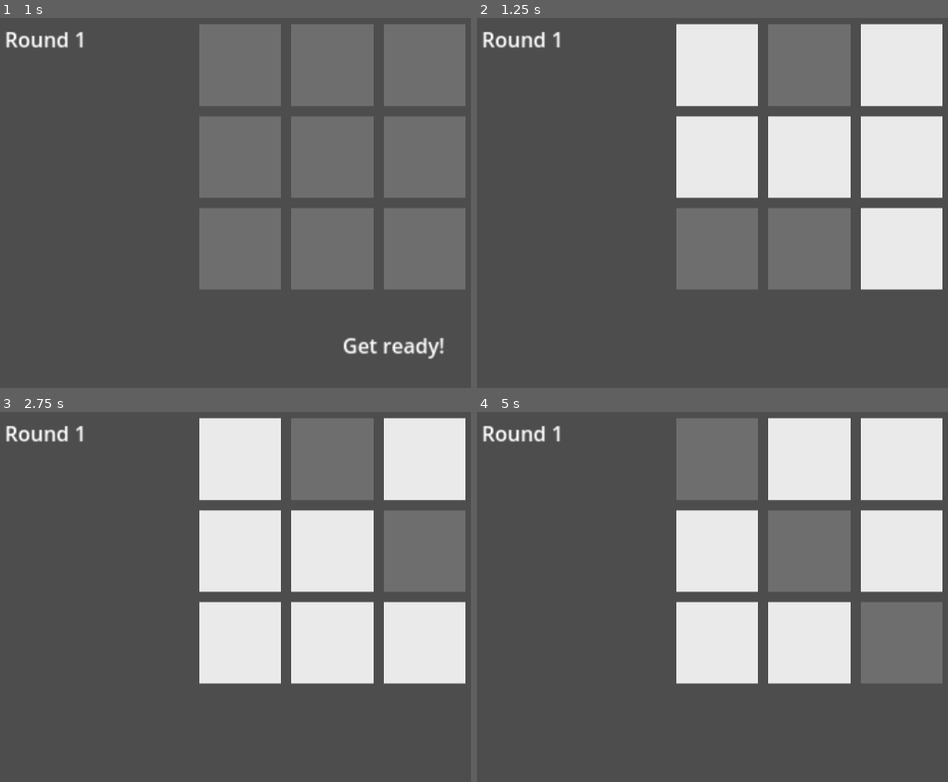
Above: before the commit, frames 1-4 (two rows, left to right).
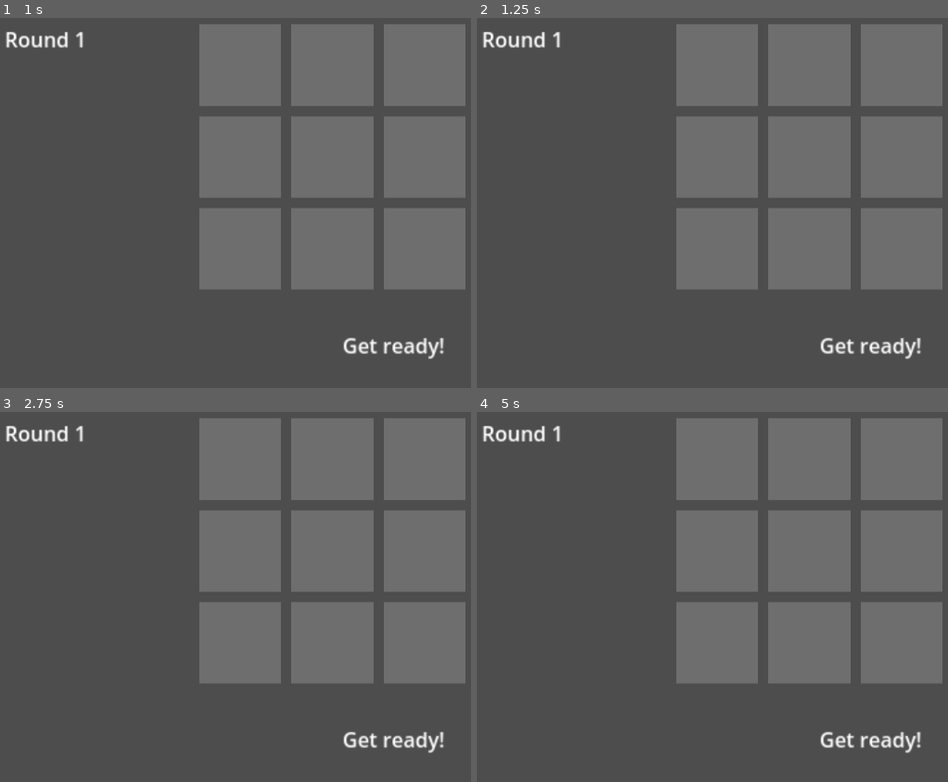
Above: after the commit, the same moments.

Repository: ethan-berkowitz/memoryGame
Game: Godot game, scene res://scenes/game.tscn
The game is run twice, just before and just after one commit, with the same random seed, the same clock (stepped at 60 frames per second) and the same inputs.
Inputs (mouse positions are in pixels of both pictures, inside the frame that each line leads up to):
- Up to frame 1 (1 s): click "Play" at 0.5 s
- Up to frame 2 (1.25 s): no input
- Up to frame 3 (2.75 s): move the mouse to (outside the picture) at 1.27 s; tap C (C) at 1.35 s; tap R (R) at 1.55 s; click "Play" at 2 s
- Up to frame 4 (5 s): move the mouse to (660, 622) at 2.77 s; tap R (R) at 2.85, 3.8 s; tap C (C) at 3.05, 3.6 s; tap Enter at 3.5 s; move the mouse to (882, 511) at 3.52 s; click "Play" at 4.25 s

Frame 1 is identical in both runs. In frame 2, 24% of the frame differs, in the area x 42-99%, y 1-93%; in frame 3, 28%; in frame 4, 24%.

Commit message:
wrong selection turns red, added start and restart buttons, and added states to display state for timing

Diff:
--- a/scripts/main.gd
+++ b/scripts/main.gd
@@ -24,15 +24,15 @@
 var		state := states.START
 
 # Round Start
-var		round_start_rate := 0.5
+var		round_start_rate := 1
 var		round_start_timer := 0.0
 
 # Display
-enum	ds_states {START, DISPLAY, IN_BETWEEN, LAST_PATTERN}
+enum	ds_states {START, DISPLAY_TIMER, IN_BETWEEN, LAST_TIMER}
 var		ds_state := ds_states.START
 var		display_rate := 1
-var		display_in_between_rate := 0.2
-var		display_last_pattern_rate := 1.5
+var		display_in_between_rate := 0.1
+var		display_last_rate := 1.5
 var		ds_timer := 0.0
 
 # Patterns
@@ -40,14 +40,39 @@
 var		patterns_index := 0
 var		current_pattern_size := 0
 
+# Colors
+const		default_col := Color.WHITE
+const		wrong_col := Color.RED
+const		correct_col := Color.SEA_GREEN
+
 func _ready():
 	rng.randomize()
 	buttons = [b1, b2, b3, b4, b5, b6, b7, b8, b9]
 	all_clickable(false)
 
+
+	#set_all_button_colors(Color.GREEN)
+	#set_one_button_color(b1, Color.GREEN)
+
+
+#func set_all_button_colors(color):
+#	b1.get_theme_stylebox("pressed").bg_color = color
+
+func set_one_button_color(button: Button, color: Color):
+	var style_dup := button.get_theme_stylebox("pressed").duplicate()
+	style_dup.bg_color = color
+	button.add_theme_stylebox_override("pressed", style_dup)
+
+func set_all_button_colors(color: Color):
+	for button in buttons:
+		var style_dup := button.get_theme_stylebox("pressed").duplicate()
+		style_dup.bg_color = color
+		button.add_theme_stylebox_override("pressed", style_dup)
+
+
+
 func _process(delta):
 	if Input.is_action_just_pressed("R"):
-		print("Restart Game")
 		get_tree().reload_current_scene()
 
 	match state:
@@ -58,37 +83,25 @@
 				state = states.ROUND_START
 		states.ROUND_START:
 			all_clickable(false)
+			set_all_button_colors(default_col)
 			status_label.text = "Get ready!"
 			round_label.text = "Round " + str(round_num)
 			patterns_index = 0
 			disable_pattern()
-
 			round_start_timer += delta
 			if round_start_timer >= round_start_rate:
 				round_start_timer = 0
 				state = states.ADD_RANDOM_PATTERN
-
 		states.ADD_RANDOM_PATTERN:
-			print("ADD_RANDOM_PATTERN")
 			status_label.text = ""
 			patterns.append(generate_random_pattern())
 			state = states.DISPLAY
 		states.DISPLAY:
-			ds_timer -= delta
-			if ds_timer <= 0:
-				ds_timer = display_rate
-				if patterns_index < patterns.size():
-					activate_pattern(patterns[patterns_index])
-					patterns_index += 1
-				else:
-					patterns_index = 0
-					disable_pattern()
-					state = states.SETUP_INPUT
+			display_patterns(delta)
 		states.SETUP_INPUT:
 			all_clickable(true)
 			disable_pattern()
 			current_pattern_size = get_pattern_size()
-			print("Pattern size= " + str(current_pattern_size))
 			state = states.CHECK_INPUT
 		states.CHECK_INPUT:
 			check_player_input()
@@ -97,9 +110,40 @@
 			play_button.text = "Restart"
 			play_button.show()
 			if play_button.button_pressed:
-				print("Restart Button Pressed")
 				play_button.hide()
 				reset_game()
+
+func display_patterns(delta):
+	ds_timer += delta
+	match ds_state:
+		ds_states.START:
+			ds_timer = 0
+			patterns_index = 0
+			activate_pattern(patterns[patterns_index])
+			if patterns.size() == 1:
+				ds_state = ds_states.LAST_TIMER
+			else:
+				ds_state = ds_states.DISPLAY_TIMER
+		ds_states.DISPLAY_TIMER:
+			if ds_timer >= display_rate:
+				ds_timer = 0
+				disable_pattern()
+				ds_state = ds_states.IN_BETWEEN
+		ds_states.IN_BETWEEN:
+			if ds_timer >= display_in_between_rate:
+				ds_timer = 0
+				patterns_index += 1
+				activate_pattern(patterns[patterns_index])
+				if patterns_index == patterns.size() - 1:
+					ds_state = ds_states.LAST_TIMER
+				else:
+					ds_state = ds_states.DISPLAY_TIMER
+		ds_states.LAST_TIMER:
+			if ds_timer >= display_last_rate:
+				ds_timer = 0
+				patterns_index = 0
+				ds_state = ds_states.START
+				state = states.SETUP_INPUT
 
 func reset_game():
 	round_num = 1
@@ -116,18 +160,15 @@
 			if patterns[patterns_index][i]:
 				num_correct += 1
 				if num_correct == current_pattern_size:
-					print("PATTERN COMPLETE")
 					patterns_index += 1
 					if patterns_index < patterns.size():
 						state = states.SETUP_INPUT
 					else:
-						print("ROUND COMPLETE")
 						round_num += 1
-						print("Next Round = " + str(round_num))
 						state = states.ROUND_START
 			else:
 				state = states.GAMEOVER
-				print("Wrong")
+				set_one_button_color(buttons[i], wrong_col)
 
 #func is_leftmb_held_down(i):
 #	if buttons[i].is_hovered() and Input.is_action_pressed("LEFT_MOUSE_BUTTON"):
